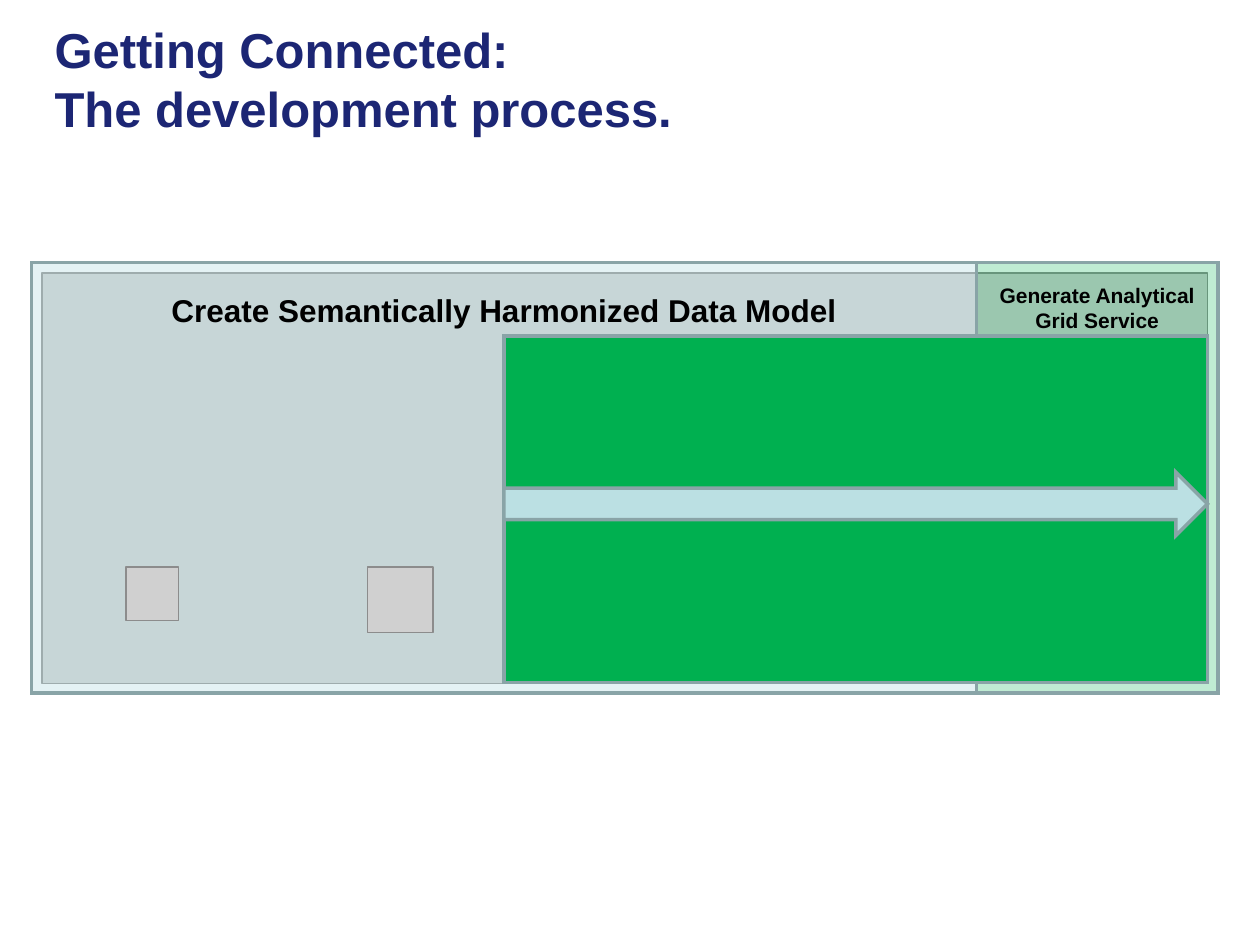
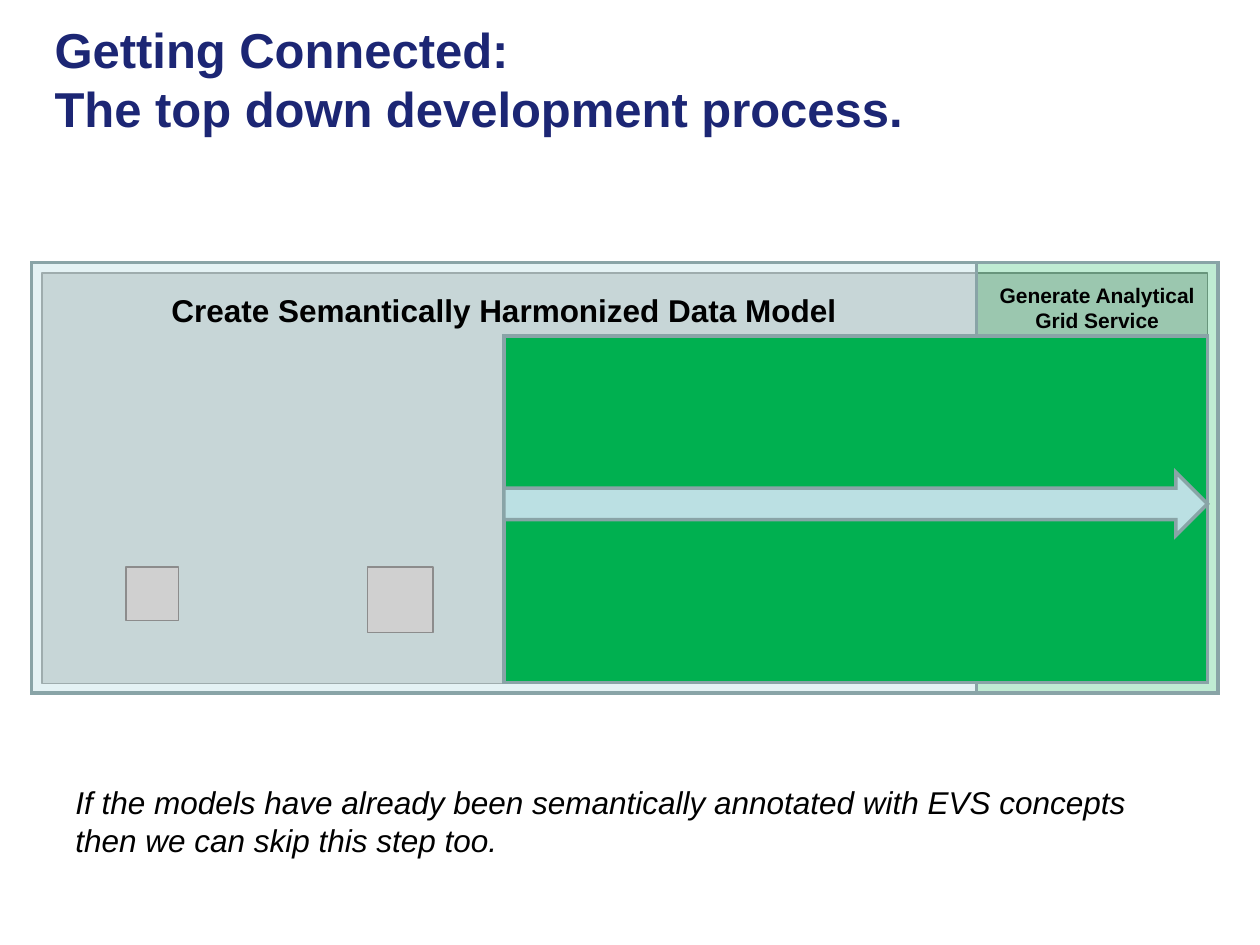
Before and after one commit to NCIP/cagrid-docs, a slide deck: slide 6 of presentations/200801_VCDE_ARCH/20080128_30_F2F_ASBP_Grid_BP.ppt (slide 4 before the commit). Drawn at 1260x945 pixels with LibreOffice and Linux fonts; fonts in the diff are those of the drawing; grey boxes stand for pictures; background and template pictures are left out. Boxes give left, top, right and bottom in pixels: in the first picture for what was removed or moved away, otherwise in the second. Text is boxed around its words. In the diff, an @@ line names an element or a change of style, - is before the commit and + after.

```diff
--- a/presentations/200801_VCDE_ARCH/20080128_30_F2F_ASBP_Grid_BP.ppt
+++ b/presentations/200801_VCDE_ARCH/20080128_30_F2F_ASBP_Grid_BP.ppt
@@ title at [55,32,902,137]: text changed @@
-Getting Connected:
-The development process.
+Getting Connected:
+The top down development process.
@@ text added at [75,791,1125,858], 18 pt, text #000000, italic @@
+If the models have already been semantically annotated with EVS concepts
+then we can skip this step too.
```
Also in this commit, not shown: 5 other slides changed, 3 slides added.
